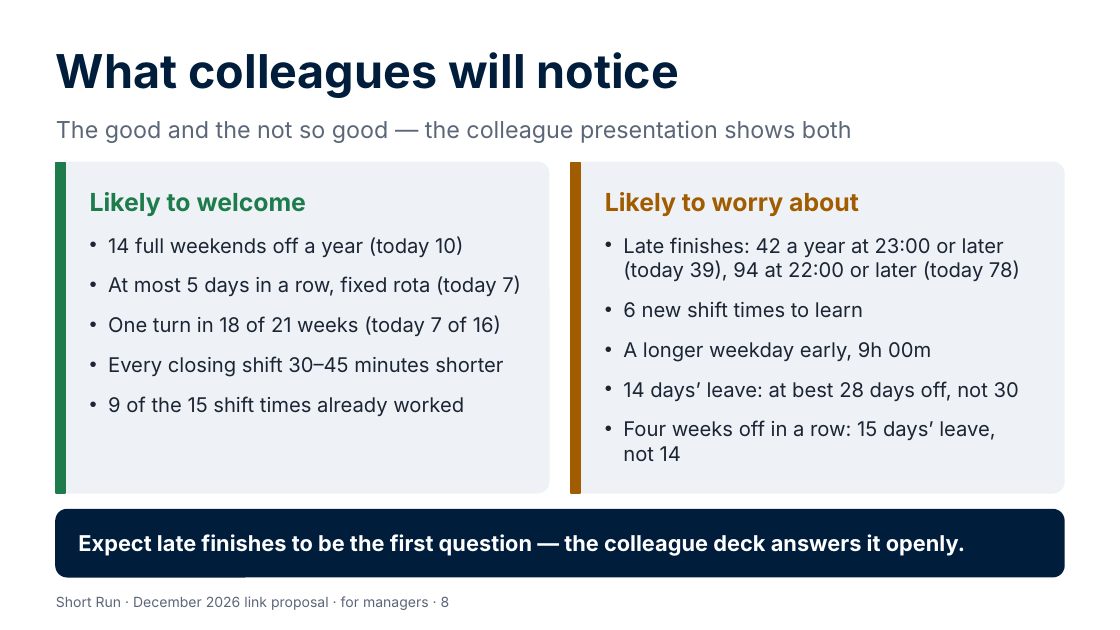
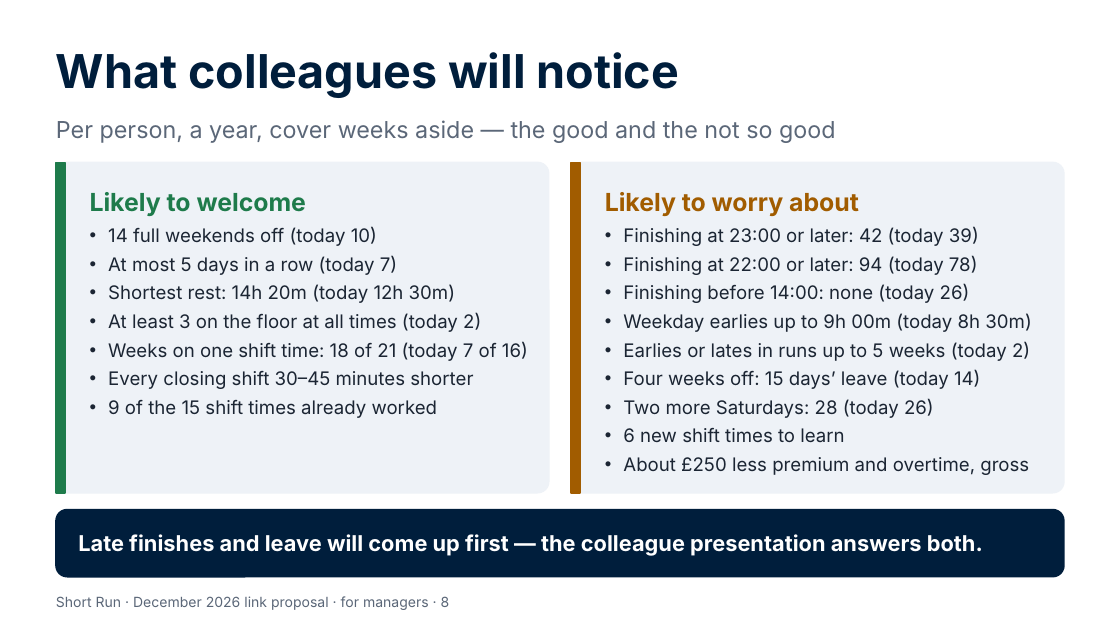
Before and after one commit to Garethdavidmiller/roster-app, a slide deck: slide 8 of docs/links-26/presentations/Short-Run-for-managers.pptx. Drawn at 1120x630 pixels with LibreOffice and Linux fonts; fonts in the diff are those of the drawing. Boxes give left, top, right and bottom in pixels: in the first picture for what was removed or moved away, otherwise in the second. Text is boxed around its words. In the diff, an @@ line names an element or a change of style, - is before the commit and + after.

```diff
--- a/docs/links-26/presentations/Short-Run-for-managers.pptx
+++ b/docs/links-26/presentations/Short-Run-for-managers.pptx
@@ text at <box>56,120,836,143</box>: text changed @@
-The good and the not so good — the colleague presentation shows both
+Per person, a year, cover weeks aside — the good and the not so good
@@ text "14 full weekends off (today ...": place and size @@
-text "14 full weekends off (today ..." at <box>108,236,521,416</box>
+text "14 full weekends off (today ..." at <box>108,227,528,418</box>
@@ text at <box>108,227,528,361</box>: text changed; size 13 to 12 pt @@
-• 14 full weekends off a year (today 10)
-• At most 5 days in a row, fixed rota (today 7)
-• One turn in 18 of 21 weeks (today 7 of 16)
+• 14 full weekends off (today 10)
+• At most 5 days in a row (today 7)
+• Shortest rest: 14h 20m (today 12h 30m)
+• At least 3 on the floor at all times (today 2)
+• Weeks on one shift time: 18 of 21 (today 7 of 16)
@@ text "Finishing at 23:00 or later: ...": place and size @@
-text "Finishing at 23:00 or later: ..." at <box>623,237,1020,461</box>
+text "Finishing at 23:00 or later: ..." at <box>623,227,1031,475</box>
@@ text at <box>623,227,1031,418</box>: text changed; size 13 to 12 pt @@
-• Late finishes: 42 a year at 23:00 or later (today 39), 94 at 22:00 or later (today 78)
+• Finishing at 23:00 or later: 42 (today 39)
+• Finishing at 22:00 or later: 94 (today 78)
+• Finishing before 14:00: none (today 26)
+• Weekday earlies up to 9h 00m (today 8h 30m)
+• Earlies or lates in runs up to 5 weeks (today 2)
+• Four weeks off: 15 days’ leave (today 14)
+• Two more Saturdays: 28 (today 26)
@@ text at <box>108,371,473,418</box>: size 13 to 12 pt in "Every closing shift 30–45 minutes shorter", "9 of the 15 shift times already ..."; less space between paragraphs @@
@@ text at <box>623,428,844,442</box>: size 13 to 12 pt in "6 new shift times to learn"; less space between paragraphs @@
@@ text at <box>623,457,1029,475</box>: text changed; size 13 to 12 pt @@
-• A longer weekday early, 9h 00m
-• 14 days’ leave: at best 28 days off, not 30
-• Four weeks off in a row: 15 days’ leave, not 14
+• About £250 less premium and overtime, gross
@@ text at <box>78,534,983,556</box>: text changed @@
-Expect late finishes to be the first question — the colleague deck answers it openly.
+Late finishes and leave will come up first — the colleague presentation answers both.
```
Also in this commit, not shown: 9 other slides changed, 9 other files.
